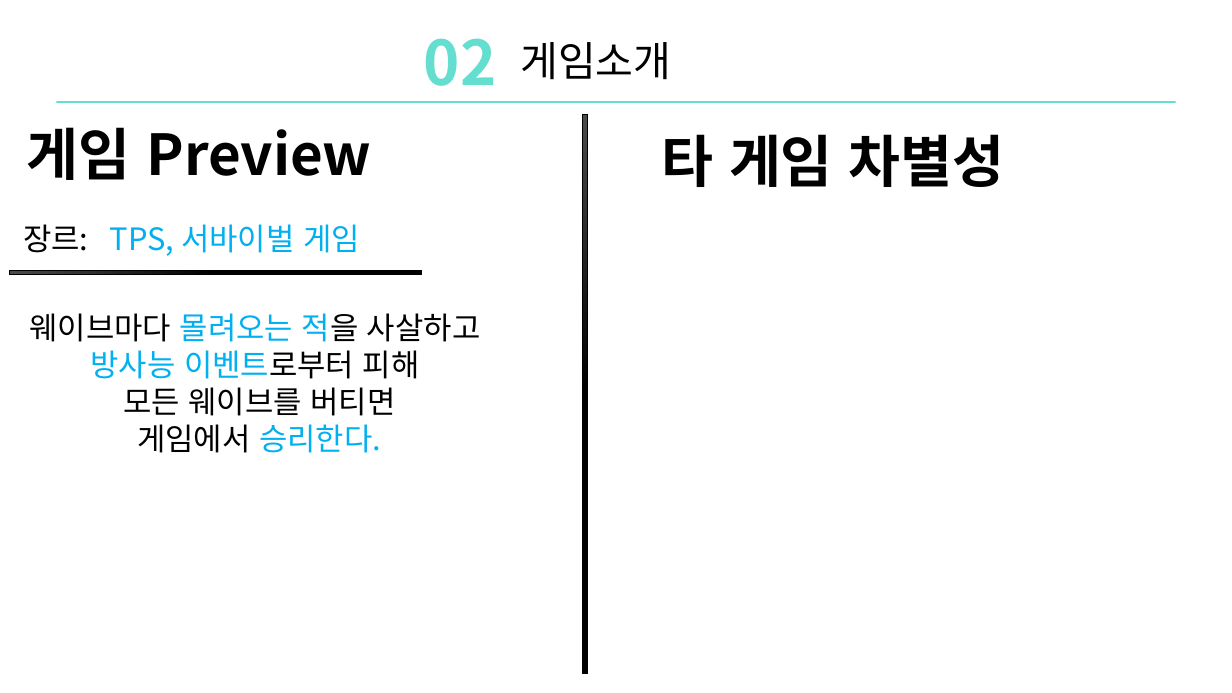
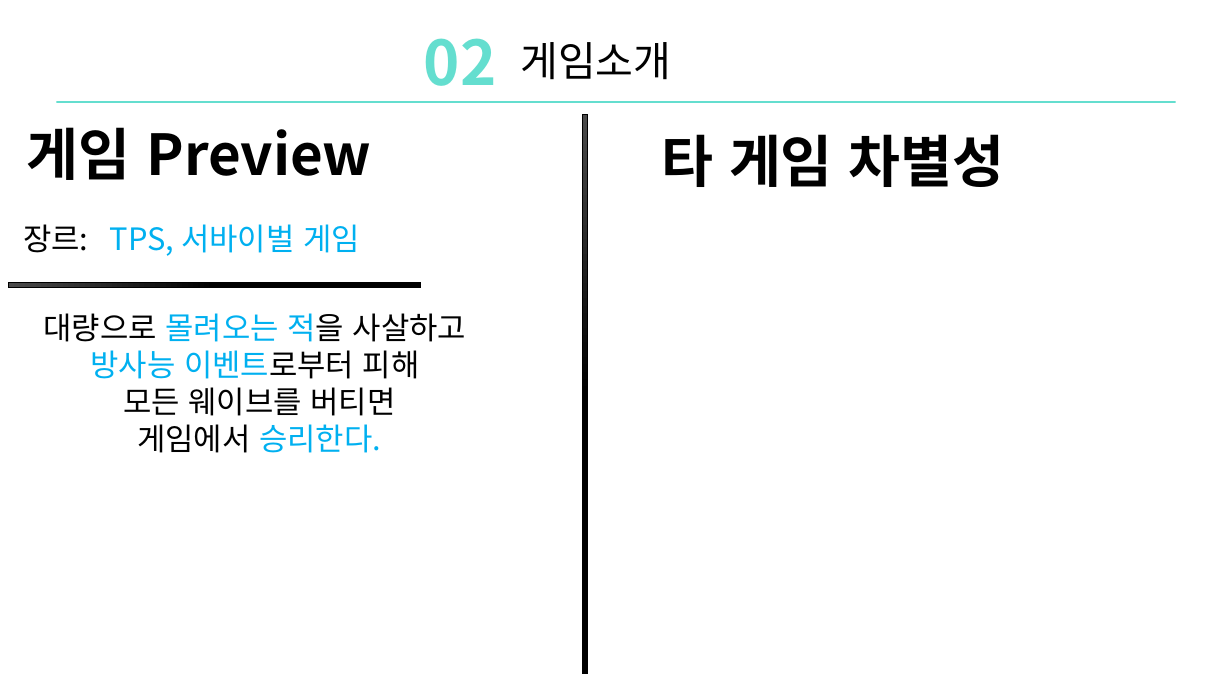
Before and after one commit to DoHanK/COLONY, a slide deck: slide 5 of 기획서/Colony_ppt발표.pptx. Drawn at 1232x693 pixels with LibreOffice and Linux fonts; fonts in the diff are those of the drawing. Boxes give left, top, right and bottom in pixels: in the first picture for what was removed or moved away, otherwise in the second. Text is boxed around its words. In the diff, an @@ line names an element or a change of style, - is before the commit and + after.

```diff
--- a/기획서/Colony_ppt발표.pptx
+++ b/기획서/Colony_ppt발표.pptx
@@ rectangle: place and size @@
-rectangle at <box>10,270,422,275</box>
+rectangle at <box>9,282,421,287</box>
@@ text at <box>44,313,466,342</box>: text changed @@
-웨이브마다 몰려오는 적을 사살하고
+대량으로 몰려오는 적을 사살하고
```
Also in this commit, not shown: 8 other slides changed, 1 slide added, 1 slide removed.
